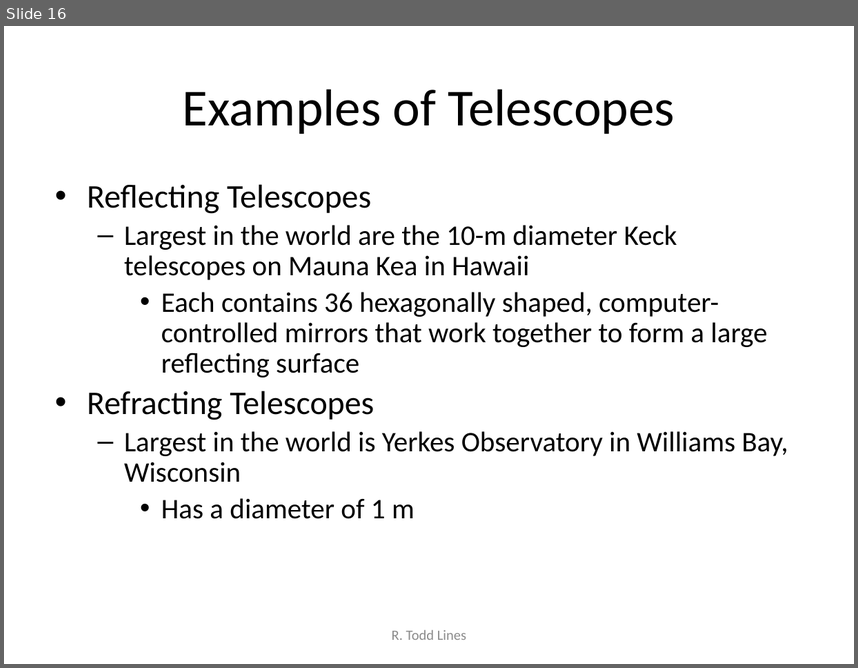
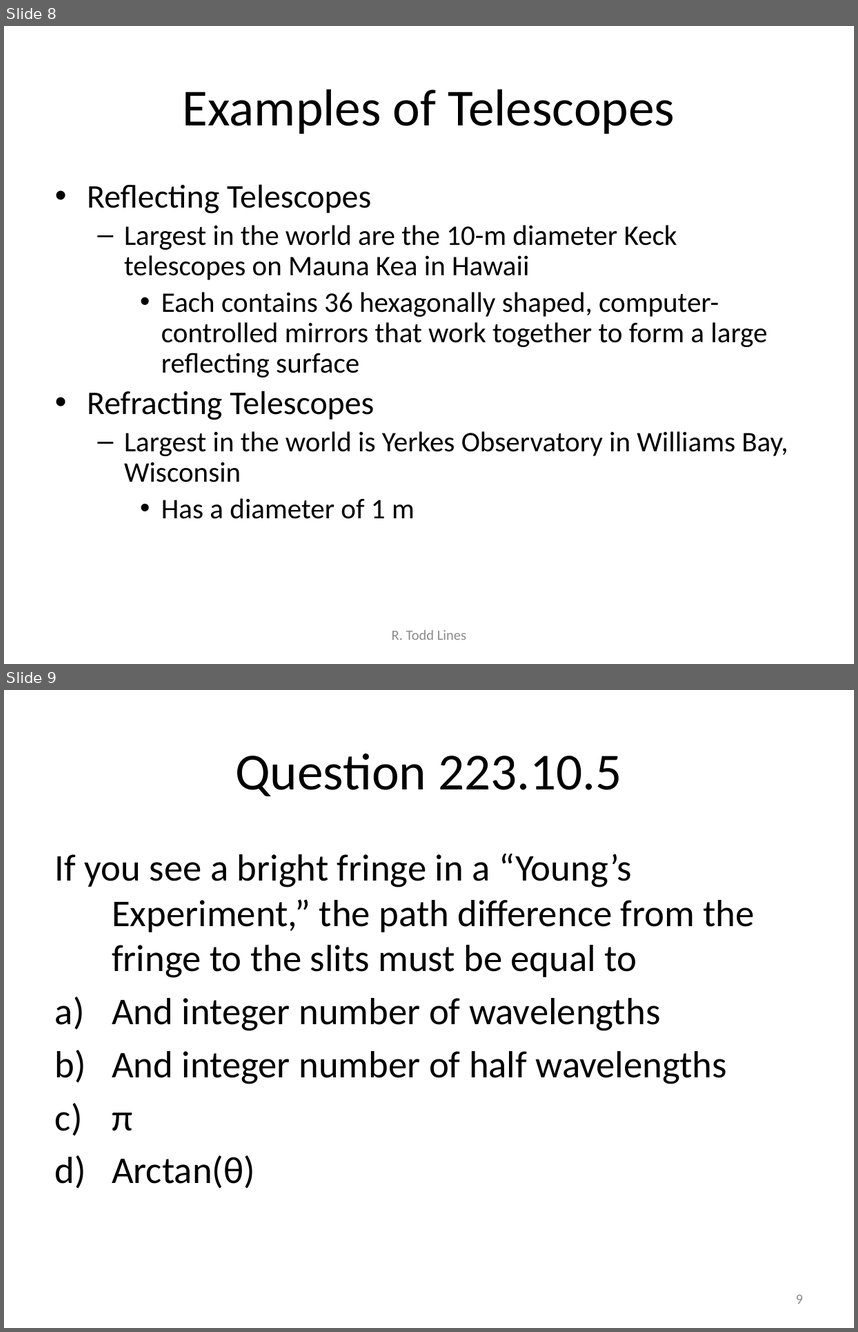
Before and after one commit to rtlines/Introductory-Physics-II, a slide deck: Lecture_Slides/PH 123 Lecture 19.pptx. Shown one above the other, each under a label of ours: slide 16 before the commit, slides 8 and 9 after it. The pictures are 858x668 and 858x1332 pixels, drawn with LibreOffice and Linux fonts; fonts in the diff are those of the drawing. Boxes give left, top, right and bottom in pixels: in the first picture for what was removed or moved away, otherwise in the second. Text is boxed around its words. In the diff, an @@ line names an element or a change of style, - is before the commit and + after.

Commit message:
worked on lectuer 20 multi slits

```diff
--- a/Lecture_Slides/PH 123 Lecture 19.pptx
+++ b/Lecture_Slides/PH 123 Lecture 19.pptx
@@ slide 9 added at bbox=[4, 690, 854, 1328], background #FFFFFF @@
@@ title added at bbox=[235, 753, 622, 796], 44 pt, text #000000 @@
+Question 223.10.5
@@ text added at bbox=[55, 853, 755, 1188], 32 pt, text #000000 @@
+If you see a bright fringe in a “Young’s Experiment,” the path difference from the fringe to the slits must be equal to
+a) And integer number of wavelengths
+b) And integer number of half wavelengths
+c) π
+d) Arctan(θ)
@@ page number added at bbox=[796, 1294, 803, 1303], 12 pt, text #8C8C8C @@
+9
@@ what was slide 16 is now slide 8 @@
```
Also in this commit, not shown: 28 other slides added, 10 other files.
